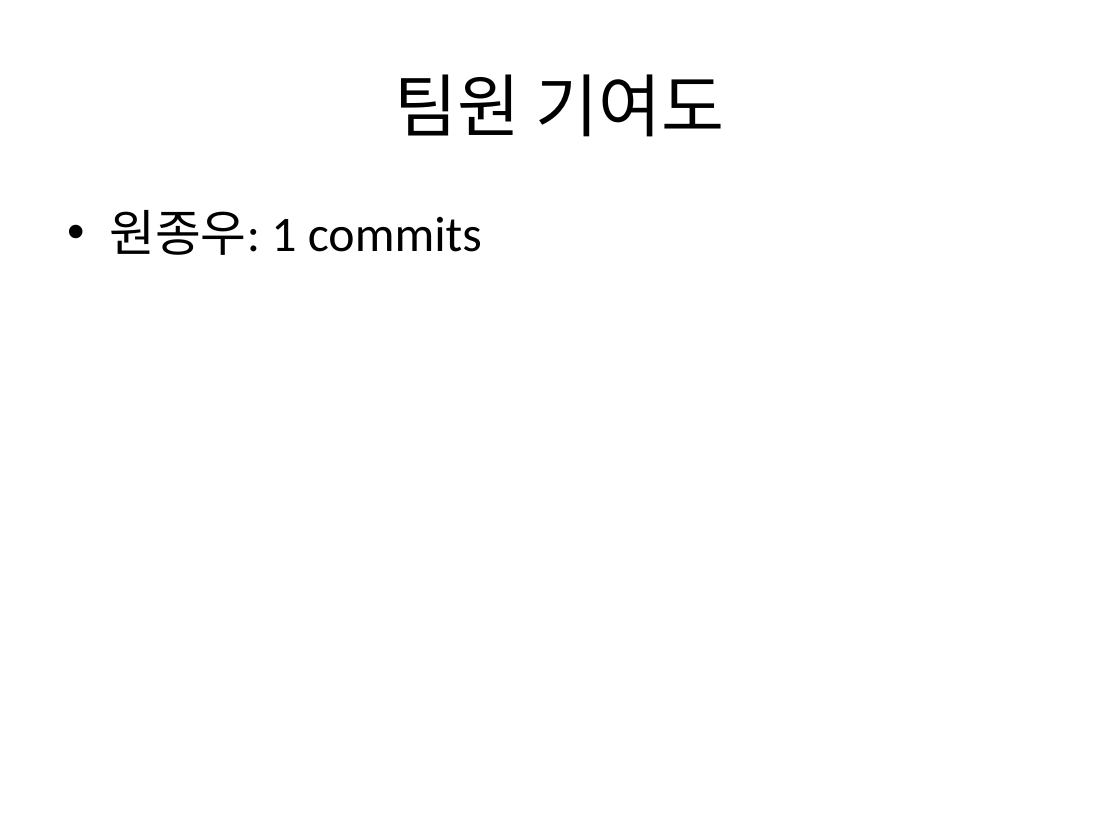
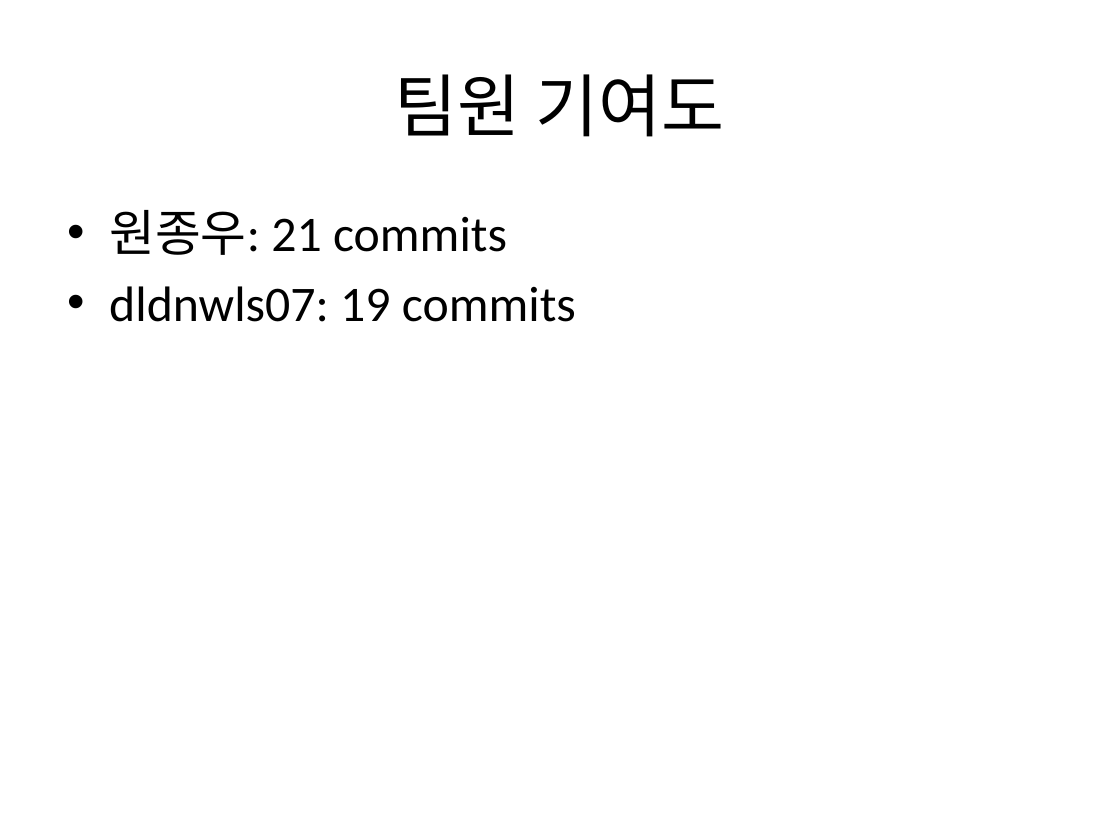
Before and after one commit to Jongwoo0101/worksight-commit-bot, a slide deck: slide 2 of data/commit_report.pptx. Drawn at 1120x840 pixels with LibreOffice and Linux fonts; fonts in the diff are those of the drawing. Boxes give left, top, right and bottom in pixels: in the first picture for what was removed or moved away, otherwise in the second. Text is boxed around its words. In the diff, an @@ line names an element or a change of style, - is before the commit and + after.

Commit message:
feat: target repo 신규 커밋 40건 반영 - docs: 새 브렌치 변경사항 기준 기존 브랜치와의 통합 - docs 디렉토리 내의 3 영역 (프론트, 백, ai)에 새 브랜치 (docs/specifications)와 통합 작성자: 원종우 코드: 198679d - chore: remove obsolete documentation and project planning files 작성자: dldnwls07 코드: c7a438b - Merge pull request #9 from Jongwoo0101/chat_frontend
Refactor: 팀 도메인 독립 구조(Team Entity) 개편 및 전역 예외/웹소켓 인증 고도화 작성자: dldnwls07 코드: ff38b94
- chore: 불필요한 파일 삭제 작성자: 원종우 코드: 80c2ce6
- refactor(member): MemberService 팀 구조 연동 및 WebSocket 트랜잭션 동기화

- 초대 코드 생성(generateInviteCode) 및 팀 합류(joinTeam) 로직을 기존 managerId 기반에서 Team 엔티티 기반으로 개편
- 팀 합류 시 발송되는 WebSocket 알림을 TransactionSynchronizationManager.afterCommit() 단계로 지연시켜, DB 트랜잭션 롤백 시 잘못된 알림이 발송되는 버그 수정
- 로그인 로직의 예외 메시지를 통일하여 사용자 열거(User Enumeration) 공격 방어 작성자: 원종우 코드: 750d0e3

```diff
--- a/data/commit_report.pptx
+++ b/data/commit_report.pptx
@@ text at [109,210,576,322]: text changed @@
-• 원종우: 1 commits
+• 원종우: 21 commits
+• dldnwls07: 19 commits
```
Also in this commit, not shown: 1 other slide changed, 40 slides added, 2 other files.
